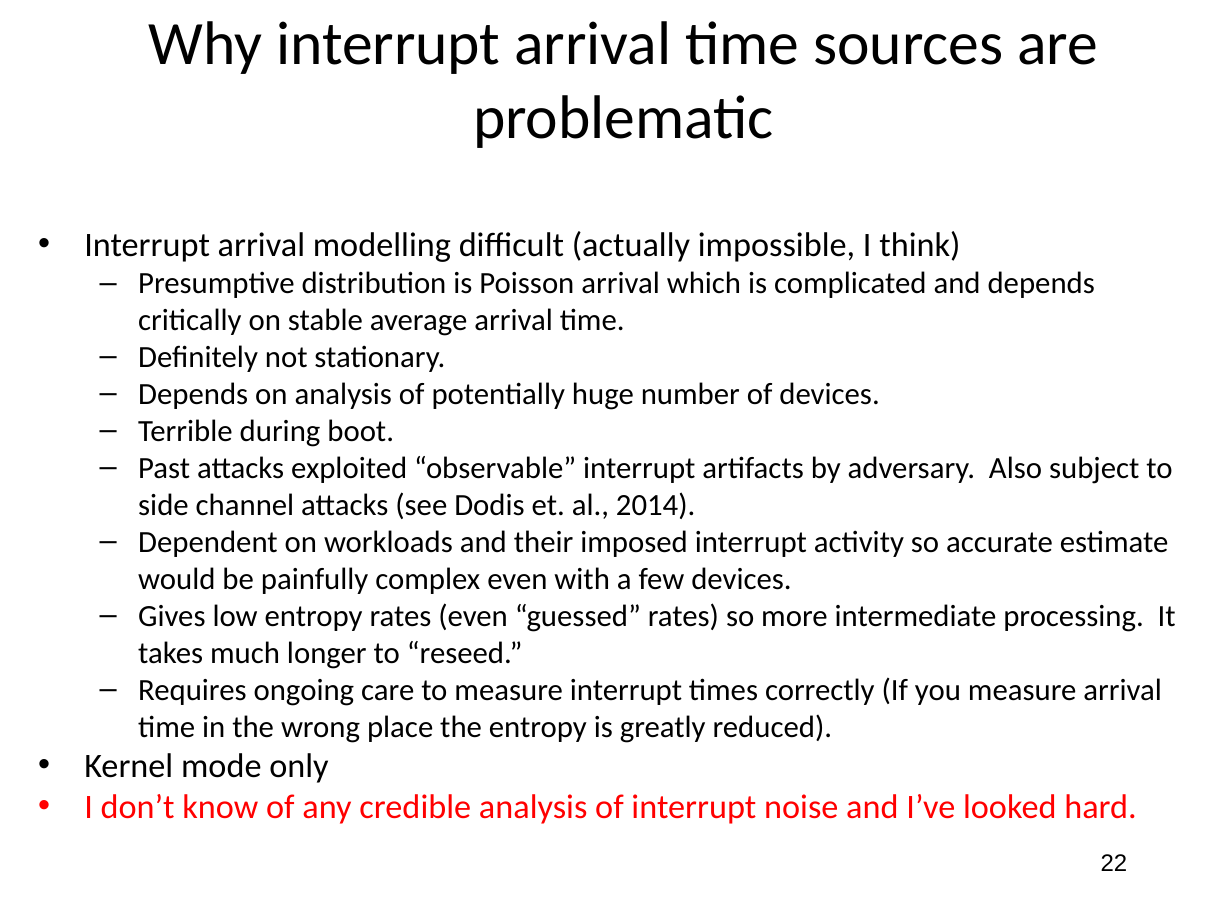
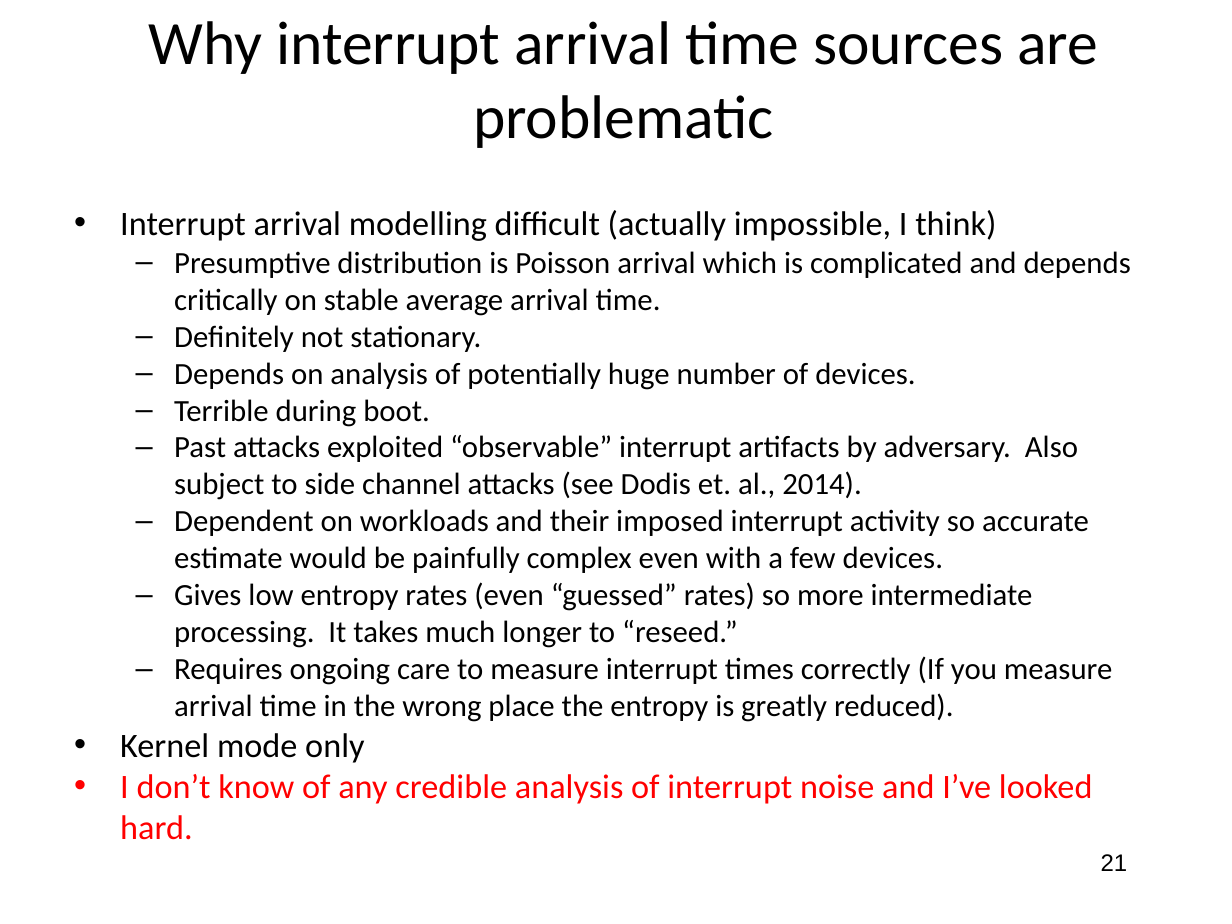
Before and after one commit to jlmucb/class_notes, a slide deck: slide 21 of BerkeleyClass/CS290Spring2013/Lectures/entropy_talk.pptx (slide 22 before the commit). Drawn at 1232x924 pixels with LibreOffice and Linux fonts; fonts in the diff are those of the drawing. Boxes give left, top, right and bottom in pixels: in the first picture for what was removed or moved away, otherwise in the second. Text is boxed around its words. In the diff, an @@ line names an element or a change of style, - is before the commit and + after.

Commit message:
Updated some entropy slides

```diff
--- a/BerkeleyClass/CS290Spring2013/Lectures/entropy_talk.pptx
+++ b/BerkeleyClass/CS290Spring2013/Lectures/entropy_talk.pptx
@@ text "Interrupt arrival modelling difficult (actually ..." rewrapped from (84,231,1176,824) to (120,210,1131,840) @@
@@ page number at (1101,854,1128,871): text changed @@
-22
+21
```
Also in this commit, not shown: 10 other slides changed, 1 other file.
